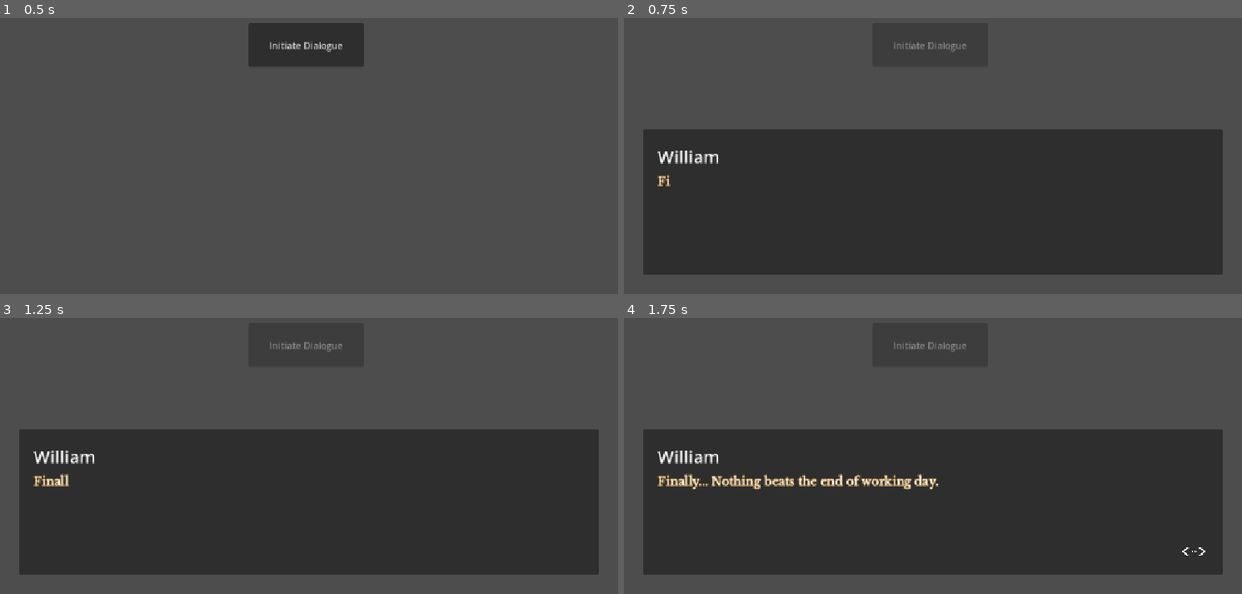
Above: before the commit, frames 1-4 (two rows, left to right).
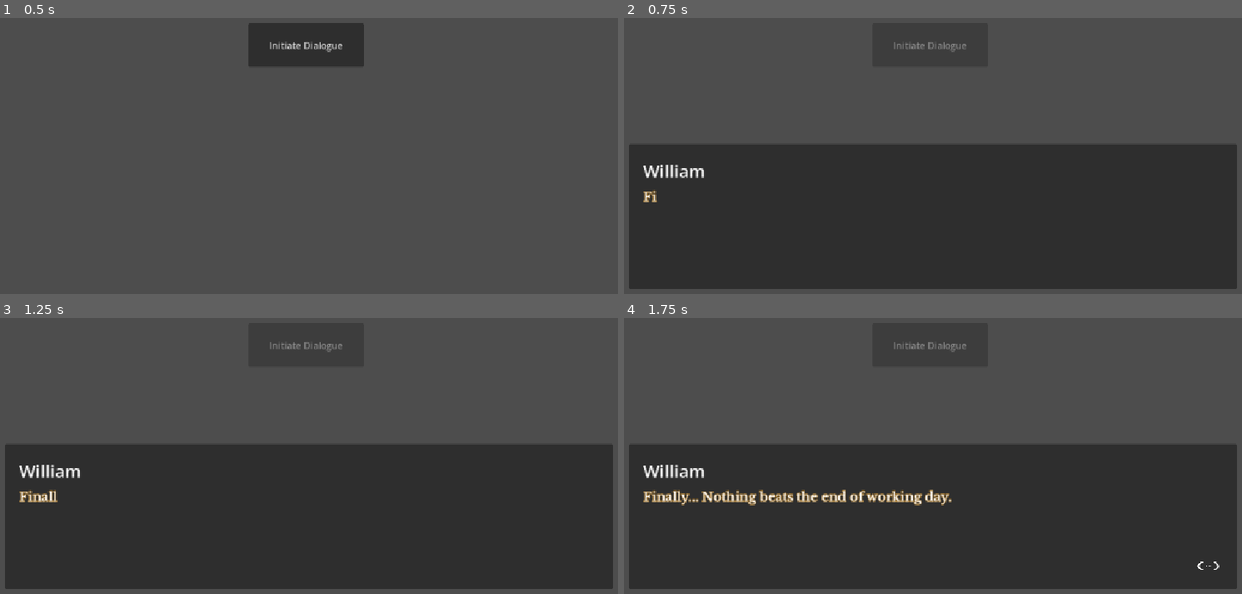
Above: after the commit, the same moments.

Repository: jegeiii/kafcult-co.-s-GIMJAM
Game: Godot game, scene res://scenes/dialogue_test_scene.tscn
Two runs of this game, one before a commit and one after it. Both use one fixed random seed, a clock stepped at 60 frames per second and the inputs below. This scene is started directly instead of the project's main scene.
Inputs (mouse positions are in pixels of both pictures, inside the frame that each line leads up to):
- Up to frame 1 (0.5 s): no input
- Up to frame 2 (0.75 s): click "Initiate Dialogue" at 0.5 s
- Up to frame 3 (1.25 s): no input
- Up to frame 4 (1.75 s): tap Enter (continue_dialogue) at 1.25 s; move the mouse to (1081, 411) at 1.27 s; press the mouse at (1081, 411) at 1.28 s

Frame 1 is identical in both runs. In frame 2, 12% of the frame differs, in the area x 0-100%, y 40-99%; in frame 3, 13%; in frame 4, 15%.

Commit message:
style: tiny update for the font sizes

Diff:
--- a/dialogues/experimental_dialogue_text.json
+++ b/dialogues/experimental_dialogue_text.json
@@ -49,7 +49,7 @@
 	  ]
 	},
 	{
-	  "speaker": "Narrator",
+	  "speaker": "???",
 	  "expression": "normal",
 	  "delivery": "narration",
 	  "segments": [
@@ -62,7 +62,7 @@
 	  ]
 	},
 	{
-	  "speaker": "Narrator",
+	  "speaker": "???",
 	  "expression": "normal",
 	  "delivery": "narration",
 	  "segments": [
@@ -93,7 +93,7 @@
 	  ]
 	},
 	{
-	  "speaker": "Narrator",
+	  "speaker": "???",
 	  "expression": "normal",
 	  "delivery": "narration",
 	  "segments": [
@@ -130,7 +130,7 @@
 	  ]
 	},
 	{
-	  "speaker": "Narrator",
+	  "speaker": "???",
 	  "expression": "normal",
 	  "delivery": "narration",
 	  "segments": [
@@ -156,7 +156,7 @@
 	  ]
 	},
 	{
-	  "speaker": "Narrator",
+	  "speaker": "???",
 	  "expression": "normal",
 	  "delivery": "narration",
 	  "segments": [
@@ -169,7 +169,7 @@
 	  ]
 	},
 	{
-	  "speaker": "Narrator",
+	  "speaker": "???",
 	  "expression": "normal",
 	  "delivery": "narration",
 	  "segments": [
@@ -200,7 +200,7 @@
 	  ]
 	},
 	{
-	  "speaker": "Narrator",
+	  "speaker": "???",
 	  "expression": "normal",
 	  "delivery": "narration",
 	  "segments": [
@@ -219,7 +219,7 @@
 	  ]
 	},
 	{
-	  "speaker": "Narrator",
+	  "speaker": "???",
 	  "expression": "normal",
 	  "delivery": "narration",
 	  "segments": [
@@ -244,7 +244,7 @@
 	  ]
 	},
 	{
-	  "speaker": "Narrator",
+	  "speaker": "???",
 	  "expression": "normal",
 	  "delivery": "narration",
 	  "segments": [
--- a/presets/emphasis.tres
+++ b/presets/emphasis.tres
@@ -10,5 +10,4 @@
 color = Color(0.9411765, 0.9019608, 0.8352941, 1)
 bold = true
 outline = Color(0.16078432, 0.13333334, 0.11372549, 1)
-outline_size = 1
 metadata/_custom_type_script = "uid://dtenxj4itxwi5"
--- a/presets/narration.tres
+++ b/presets/narration.tres
@@ -6,7 +6,7 @@
 [resource]
 script = ExtResource("1_kv3yg")
 font = ExtResource("1_2e5f7")
-font_size = 20
+font_size = 22
 color = Color(0.6638241, 0.66382414, 0.6638239, 1)
 outline = Color(1, 1, 1, 0)
 metadata/_custom_type_script = "uid://dtenxj4itxwi5"
--- a/presets/normal.tres
+++ b/presets/normal.tres
@@ -6,7 +6,7 @@
 [resource]
 script = ExtResource("1_70bbt")
 font = ExtResource("1_iwd7w")
-font_size = 20
+font_size = 22
 color = Color(1, 1, 1, 1)
 outline = Color(0.6063984, 0.4317659, 0.14782175, 1)
 outline_size = 5
--- a/presets/ominous.tres
+++ b/presets/ominous.tres
@@ -6,9 +6,9 @@
 [resource]
 script = ExtResource("1_co4ok")
 font = ExtResource("1_wwar2")
-font_size = 20
+font_size = 23
 color = Color(0.6156863, 0.22352941, 0.22352941, 1)
 bold = true
 outline = Color(0.33963844, 0.054271966, 0.069933616, 1)
-outline_size = 10
+outline_size = 5
 metadata/_custom_type_script = "uid://dtenxj4itxwi5"
--- a/presets/thought.tres
+++ b/presets/thought.tres
@@ -6,6 +6,6 @@
 [resource]
 script = ExtResource("1_dcsq2")
 font = ExtResource("1_30i2k")
-font_size = 16
+font_size = 22
 color = Color(0.90490705, 0.8689304, 0.9548759, 1)
 metadata/_custom_type_script = "uid://dtenxj4itxwi5"
--- a/project.godot
+++ b/project.godot
@@ -35,7 +35,6 @@
 "events": [Object(InputEventMouseButton,"resource_local_to_scene":false,"resource_name":"","device":-1,"window_id":0,"a …(253 unchanged characters)…
 ]
 }
-
 continue_dialogue={
 "deadzone": 0.2,
 "events": [Object(InputEventKey,"resource_local_to_scene":false,"resource_name":"","device":-1,"window_id":0,"alt_press …(195 unchanged characters)…
--- a/scenes/dialogue_ui.tscn
+++ b/scenes/dialogue_ui.tscn
@@ -22,9 +22,9 @@
 anchor_bottom = 1.0
 grow_horizontal = 2
 grow_vertical = 2
-theme_override_constants/margin_left = 75
-theme_override_constants/margin_right = 75
-theme_override_constants/margin_bottom = 75
+theme_override_constants/margin_left = 50
+theme_override_constants/margin_right = 50
+theme_override_constants/margin_bottom = 50
 
 [node name="DialogueBox" type="PanelContainer" parent="MarginContainer" unique_id=1137712031]
 unique_name_in_owner = true
